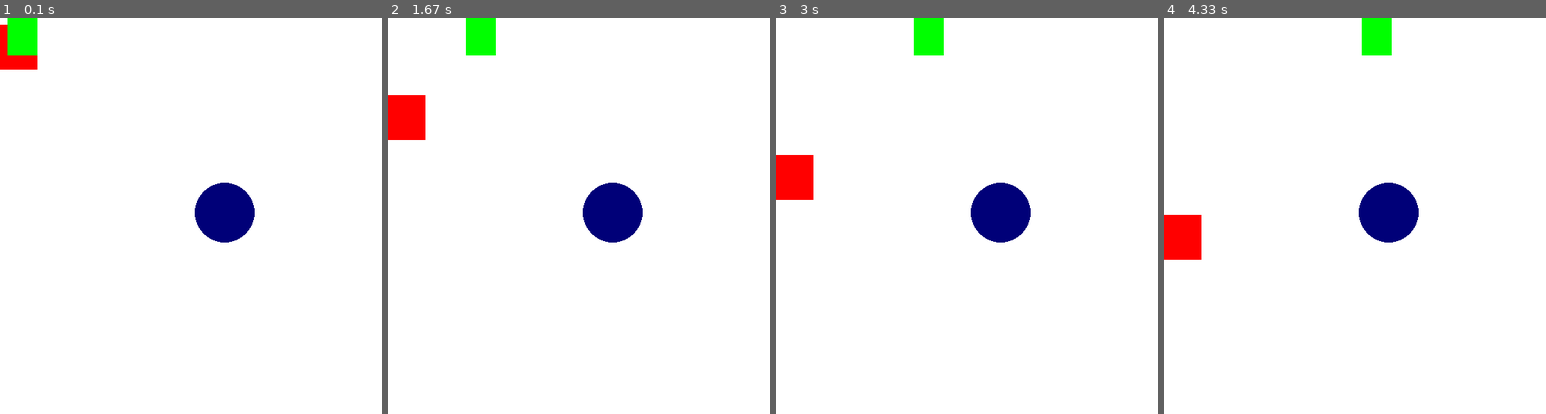
Above: before the commit, frames 1-4 (left to right).
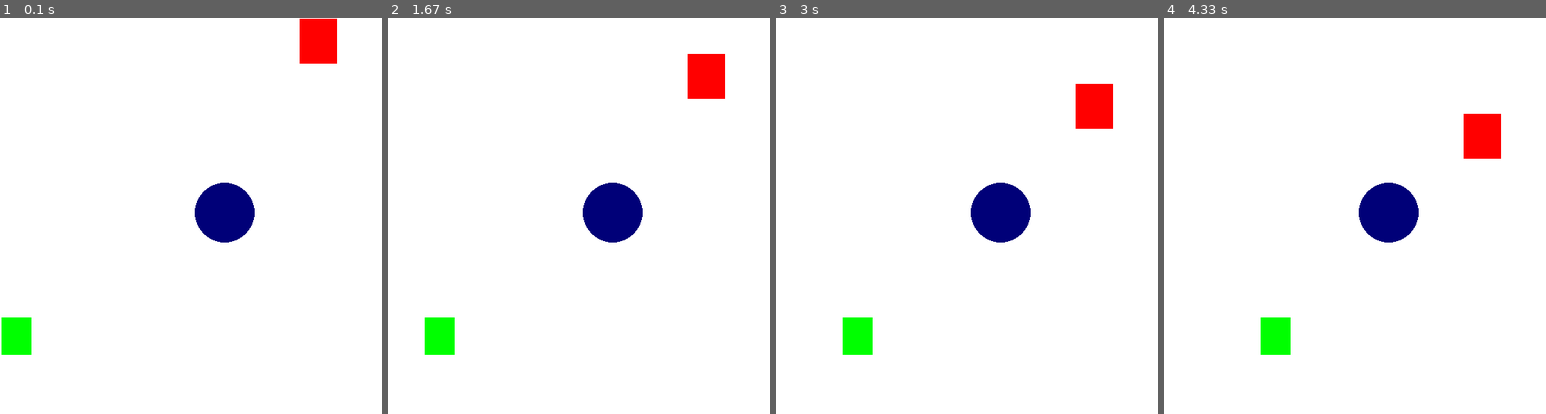
Above: after the commit, the same moments.

Repository: Douglas4GR/Game-Dev-Ideas
Game: pygame game, started from pygame/first_try.py
The game is run twice, just before and just after one commit, with the same random seed, the same clock (stepped at 60 frames per second) and the same inputs.
Inputs:
- Up to frame 1 (0.1 s): no input
- Up to frame 2 (1.67 s): no input
- Up to frame 3 (3 s): no input
- Up to frame 4 (4.33 s): no input

The runs differ from the first frame. In frame 1, 3.1% of the frame differs, in the area x 0-89%, y 0-86%; in frame 2, 3.7%; in frame 3, 3.7%; in frame 4, 3.7%.

Commit message:
aprendendo a colocar frames e ajustar a velocidade de objetos

Diff:
--- a/pygame/first_try.py
+++ b/pygame/first_try.py
@@ -1,17 +1,21 @@
 import pygame
 
 pygame.init()
+pygame.display.set_caption("Meu Jogo Pygame")
 
 
 largura, altura = 800, 600
-x, y = 0, 0
 tela = pygame.display.set_mode((largura, altura))
 
-pygame.display.set_caption("Meu Jogo Pygame")
+x = largura /2
+y = 0
+
+relogio = pygame.time.Clock()
 
 #todo jogo deve rodar num loop
 running = True
 while running:
+    relogio.tick(30) #quantidade de frames por segundo
     for event in pygame.event.get():
         if event.type == pygame.QUIT:
             running = False
@@ -21,6 +25,8 @@
     tela.fill((255, 255, 255)) #preenche a cor de fundo
 
     pygame.draw.rect(tela, (255,0,0), (x,y,50,60)) #os parametros são organizados da seguinte maneira: onde vai ficar, qual cor vai ter, depois em qual posição ele começa (X e Y) e por fim seu tamanho
+    if y >= altura:
+        y = 0
     y = y + 1
     pygame.draw.rect(tela, (0,255,0), (y,x,40,50))
     pygame.draw.circle(tela, (0,0,120), (300,260), 40)
